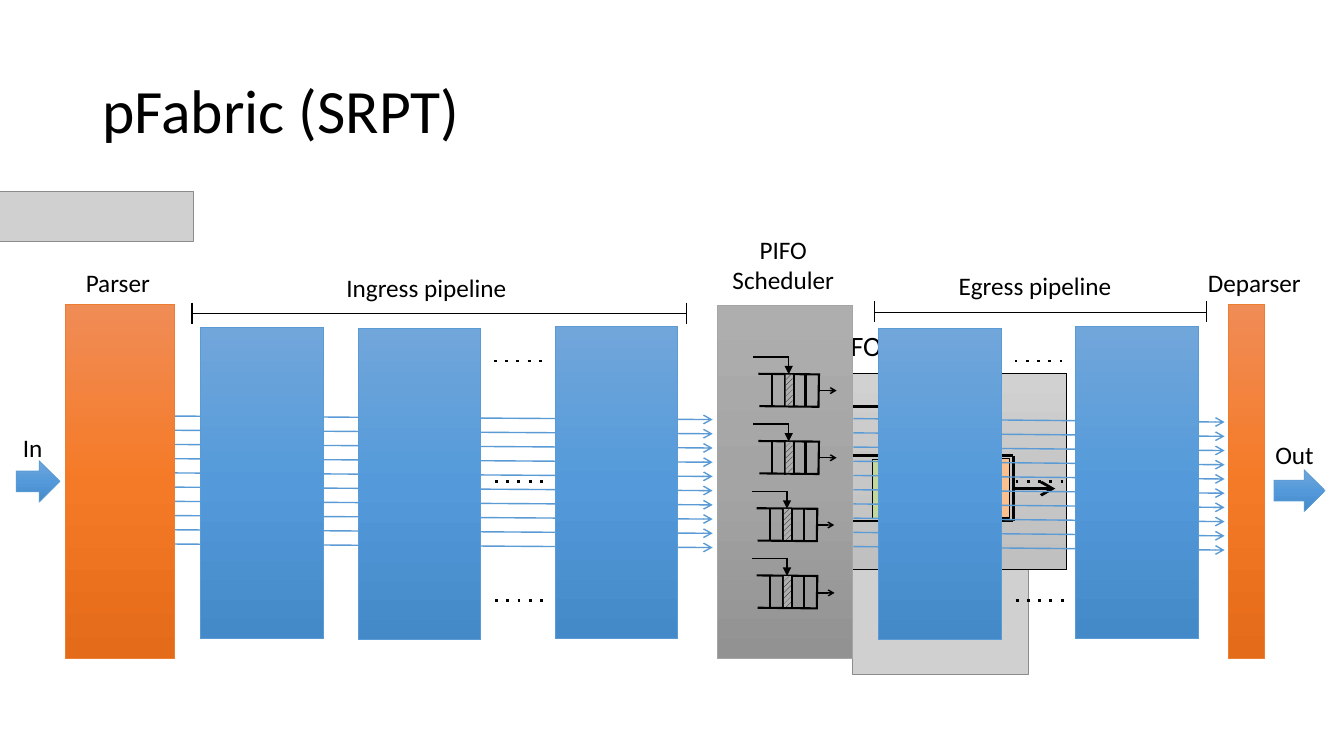
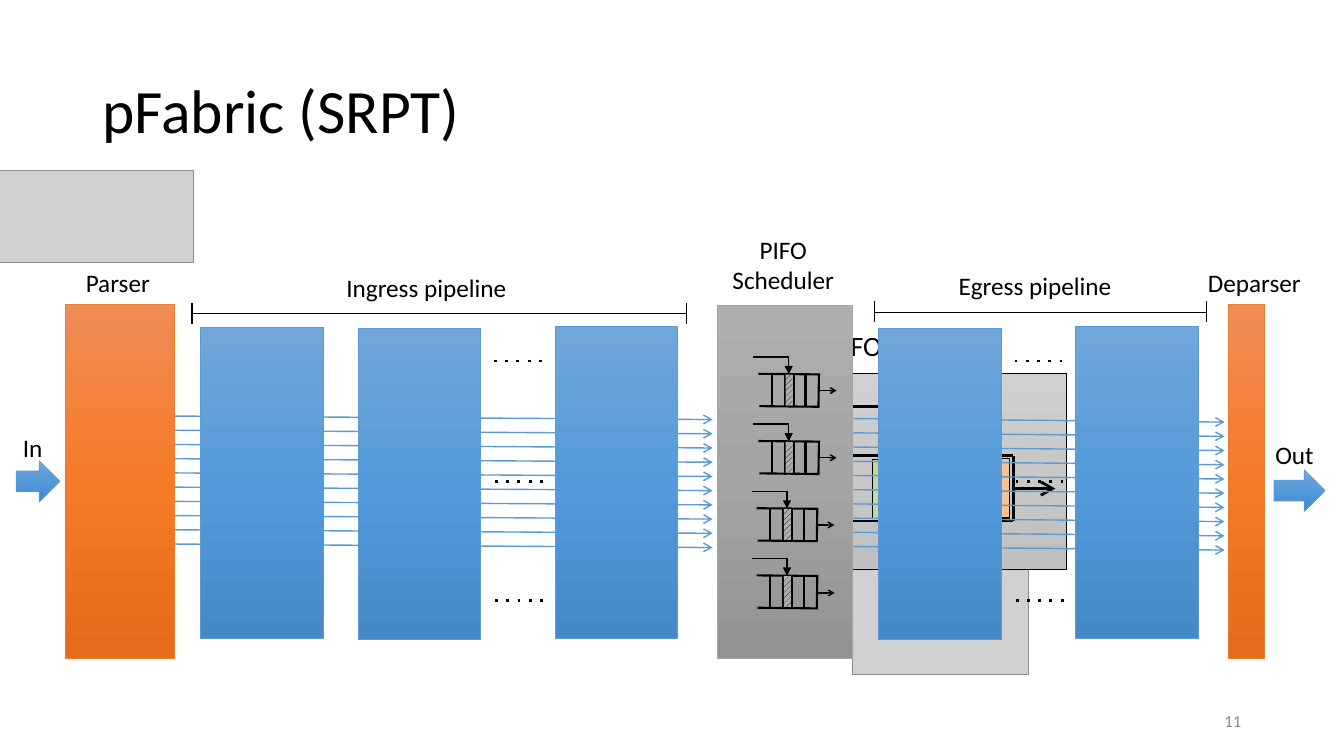
Before and after one commit to anirudhSK/pifo-domino-marple-ppts, a slide deck: slide 11 of pifo_sigcomm.pptx. Drawn at 1344x756 pixels with LibreOffice and Linux fonts; fonts in the diff are those of the drawing; grey boxes stand for pictures. Boxes give left, top, right and bottom in pixels: in the first picture for what was removed or moved away, otherwise in the second. Text is boxed around its words. In the diff, an @@ line names an element or a change of style, - is before the commit and + after.

```diff
--- a/pifo_sigcomm.pptx
+++ b/pifo_sigcomm.pptx
@@ picture: place and size @@
-picture at <box>0,192,194,242</box>
+picture at <box>0,170,194,262</box>
@@ page number added at <box>1224,716,1241,727</box>, 12 pt, text #8C8C8C @@
+11
```
Also in this commit, not shown: 8 other slides changed, 1 slide added.
